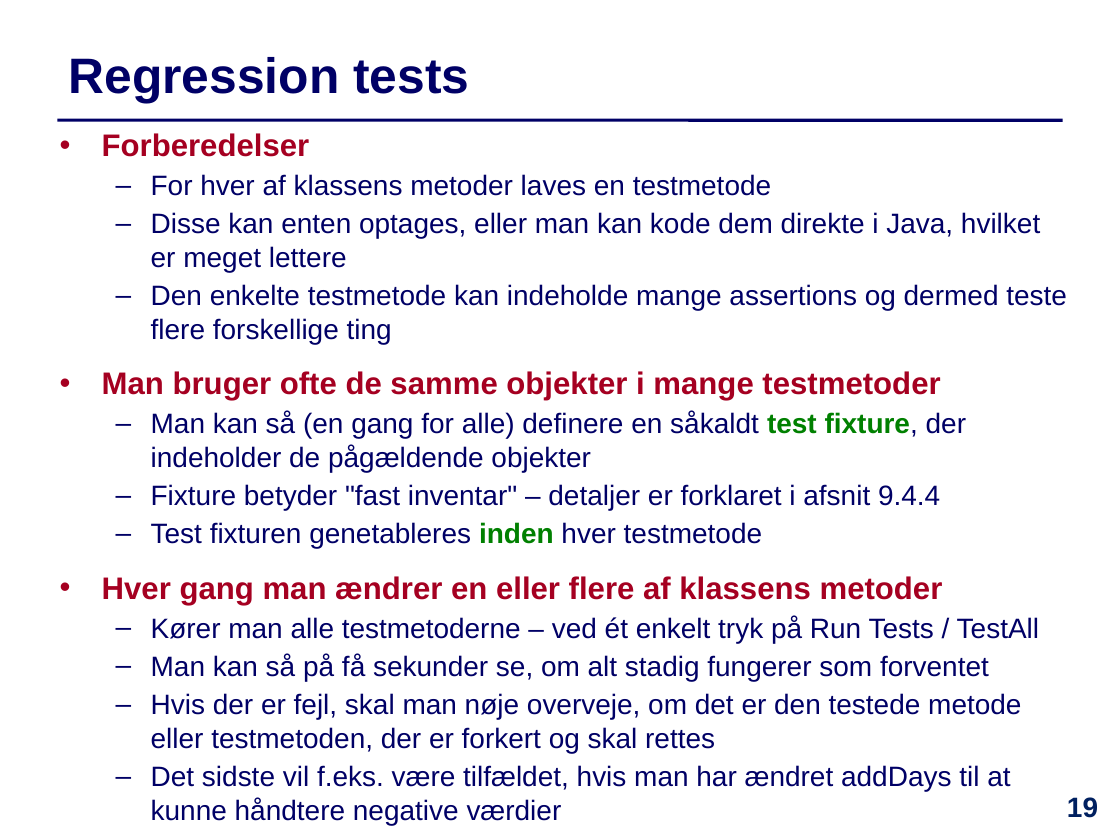
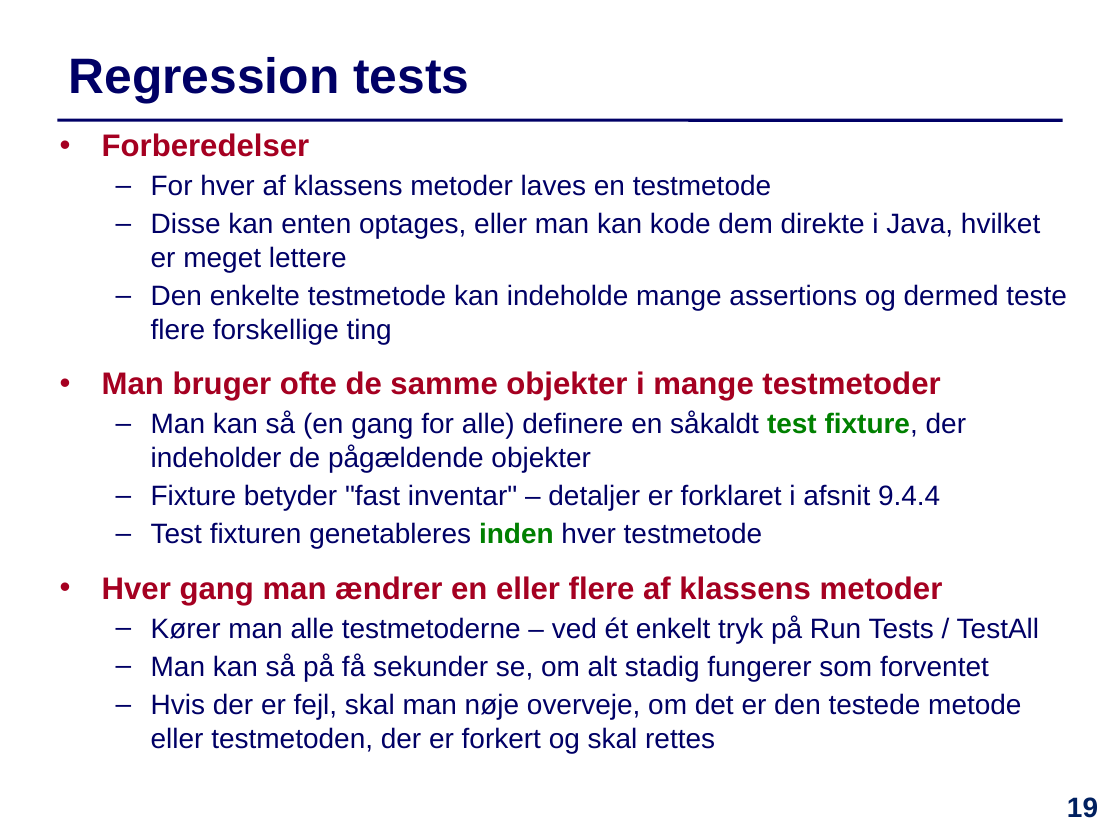
Before and after one commit to IntProgAU/Materiale, a slide deck: slide 19 of web/e24/uge_10/Slides-Uge10.pptx. Drawn at 1120x840 pixels with LibreOffice and Linux fonts; fonts in the diff are those of the drawing. Boxes give left, top, right and bottom in pixels: in the first picture for what was removed or moved away, otherwise in the second. Text is boxed around its words. In the diff, an @@ line names an element or a change of style, - is before the commit and + after.

```diff
--- a/web/e24/uge_10/Slides-Uge10.pptx
+++ b/web/e24/uge_10/Slides-Uge10.pptx
@@ text at (151, 765, 1010, 825): paragraph removed @@
-  – Det sidste vil f.eks. være tilfældet, hvis man har ændret addDays til at kunne håndtere negative værdier
```
Also in this commit, not shown: 7 other slides changed, 1 other file.
